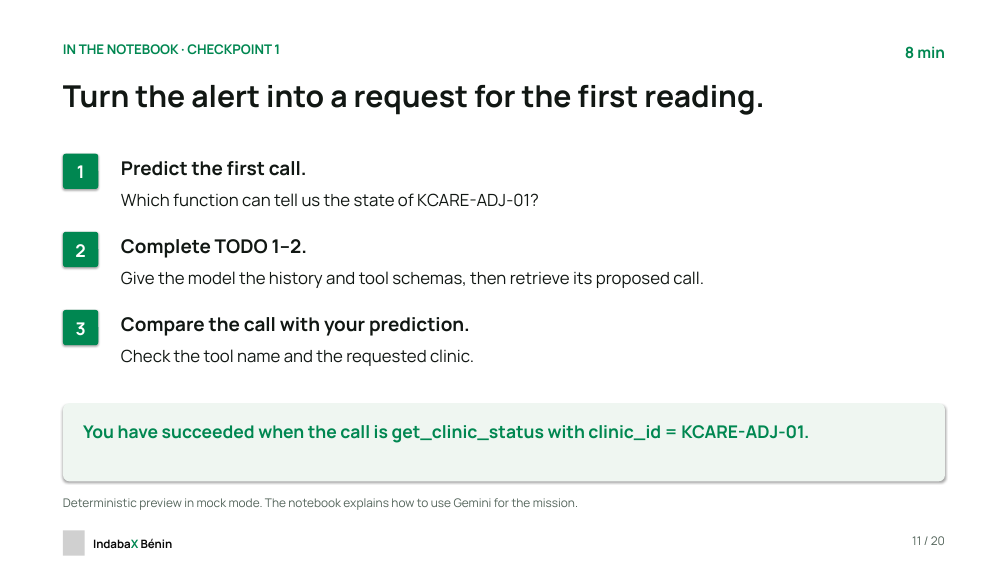
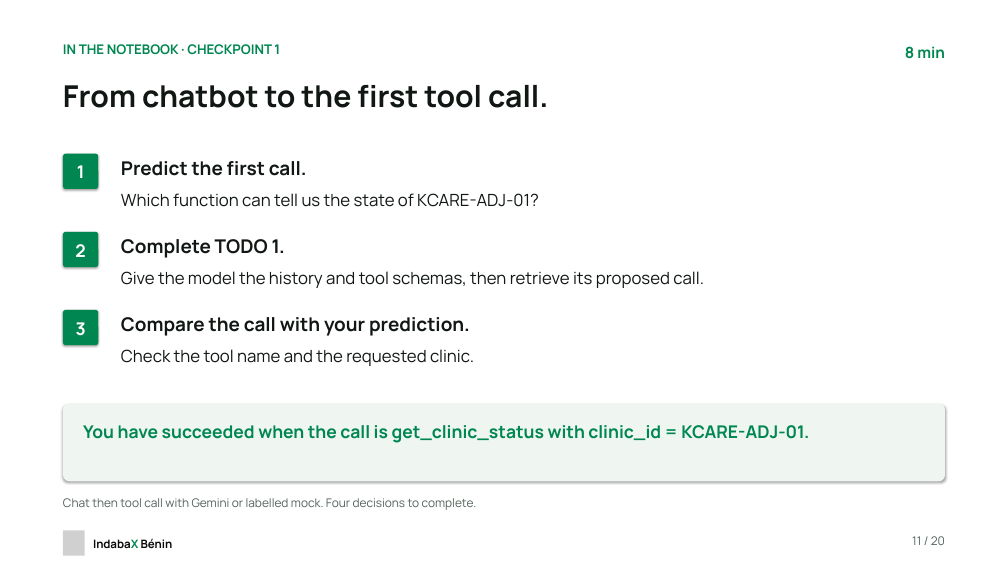
Before and after one commit to chabelbossa/indabax-reliable-ai-agents, a slide deck: slide 11 of slides/indabax-reliable-ai-agents-en.pptx. Drawn at 1008x567 pixels with LibreOffice and Linux fonts; fonts in the diff are those of the drawing; grey boxes stand for pictures. Boxes give left, top, right and bottom in pixels: in the first picture for what was removed or moved away, otherwise in the second. Text is boxed around its words. In the diff, an @@ line names an element or a change of style, - is before the commit and + after.

Commit message:
feat: make workshop notebook interactions explicit

```diff
--- a/slides/indabax-reliable-ai-agents-en.pptx
+++ b/slides/indabax-reliable-ai-agents-en.pptx
@@ text at (63,85,548,108): text changed @@
-Turn the alert into a request for the first reading.
+From chatbot to the first tool call.
@@ text at (121,239,285,258): text changed @@
-Complete TODO 1–2.
+Complete TODO 1.
@@ text at (63,498,477,510): text changed @@
-Deterministic preview in mock mode. The notebook explains how to use Gemini for the mission.
+Chat then tool call with Gemini or labelled mock. Four decisions to complete.
```
Also in this commit, not shown: 3 other slides changed, 18 other files.
